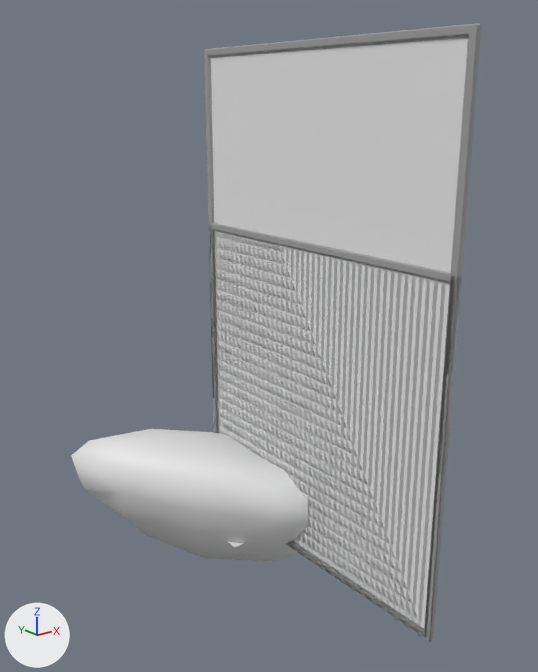
A saved change to the FBX model ECOE sim/Assets/Art/Environment/Environment_Details/Environment_Details.fbx.
One viewpoint serves both versions: a 50 mm camera at (-0.704, -1.03, 0.699) aimed at (0.022, -0.122, 0.335). Arrows for +X, +Y and +Z are at lower left; the lights stay in place. The older version comes first. The same objects are shown in both versions, whatever each file hides. Where no turn or scale is listed for an object, it has been applied to the vertices. Vertices at exactly the same position are counted once.

In view in the first picture: 'PaintingRectangular', 'PaintingSquare', 'Pillow' and 1 more.
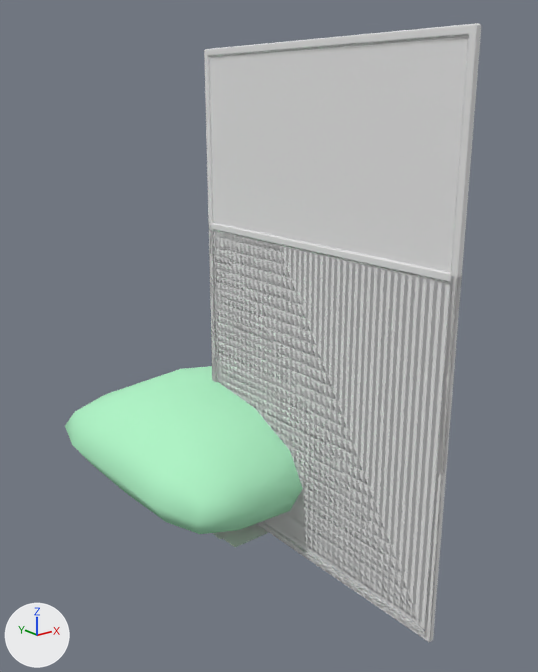
What differs and where, as boxes (x1, y1, x2, y2) in the pictures (538 x 672 px):
'Pillow', recoloured, reshaped: before (71, 429, 308, 562); after (65, 366, 303, 534)

The change, as a diff of the scene's bpy script:
```diff
--- a/ECOE sim/Assets/Art/Environment/Environment_Details/Environment_Details.fbx.py
+++ b/ECOE sim/Assets/Art/Environment/Environment_Details/Environment_Details.fbx.py
@@ mat_m_metal_brushed @@
 mat_m_metal_brushed = principled_material('M_Metal_Brushed')
-mat_m_metal_brushed.base_color = (0.352, 0.352, 0.352)  # grey #a0a0a0
+mat_m_metal_brushed.base_color = (0.8, 0.8, 0.8)  # white #e7e7e7
 mat_m_metal_brushed.roughness = 0.3
@@ mat_m_pillow_cloth @@
+mat_m_pillow_cloth = principled_material('M_Pillow_Cloth')
+mat_m_pillow_cloth.base_color = (0.438, 0.913, 0.578)  # green #b1f5c8
+mat_m_pillow_cloth.roughness = 1.0
@@ me_pillow_001 @@
 # used by ob_pillow; location = (0.0, 0.0, 0.0)
-me_pillow_001.from_pydata(...)  # 66 vertices, 64 faces; spans x -0.257..0.256, y -0.282..0.281, z -0.157..0.16
+me_pillow_001.from_pydata(...)  # 66 vertices, 64 faces; spans x -0.221..0.217, y -0.248..0.245, z 0.0..0.233
+# me_pillow_001 part 1: the whole mesh is multiplied about its middle by the matrix ((0.584, 0.569, -0.579), (-0.637, 0.764, 0.109), (0.504, 0.305, 0.808)), then moved by (0.0, 0.001, 0.116)
+me_pillow_001.materials.append(mat_m_pillow_cloth)  # green #b1f5c8
```
